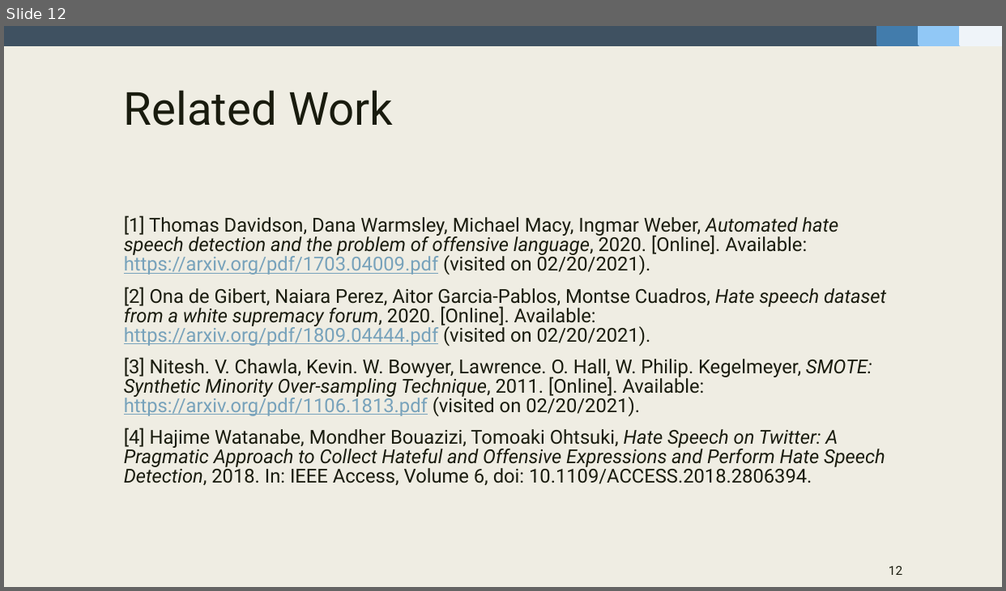
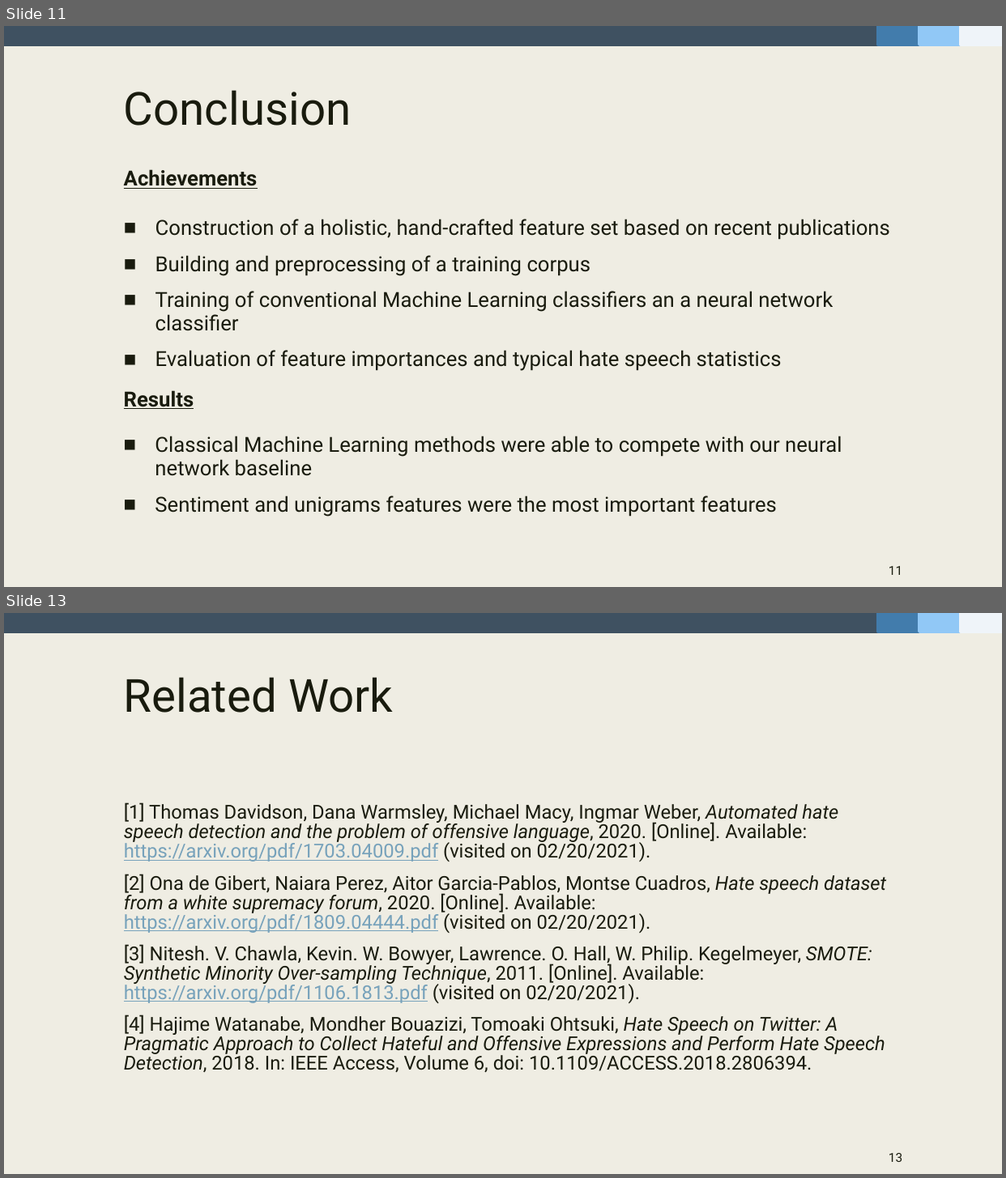
Before and after one commit to fidsusj/HateSpeechDetection, a slide deck: docs/presentation/presentation-slides.pptx. Shown one above the other, each under a label of ours: slide 12 before the commit, slides 11 and 13 after it; the slides between them are not shown. The pictures are 1006x591 and 1006x1178 pixels, drawn with LibreOffice and Linux fonts; fonts in the diff are those of the drawing. Boxes give left, top, right and bottom in pixels: in the first picture for what was removed or moved away, otherwise in the second. Text is boxed around its words. In the diff, an @@ line names an element or a change of style, - is before the commit and + after.

```diff
--- a/docs/presentation/presentation-slides.pptx
+++ b/docs/presentation/presentation-slides.pptx
@@ slide 11 added at [4, 26, 1002, 587], background #EFEDE3; not listed: 4 template elements that a slide beside it also shows @@
@@ title added at [124, 90, 351, 126], 44 pt, text #191B0E @@
+Conclusion
@@ text added at [124, 169, 258, 189], 20 pt, text #191B0E, bold, underline @@
+Achievements
@@ text added at [155, 219, 890, 371], 20 pt, text #191B0E @@
+■ Construction of a holistic, hand-crafted feature set based on recent publications
+■ Building and preprocessing of a training corpus
+■ Training of conventional Machine Learning classifiers an a neural network classifier
+■ Evaluation of feature importances and typical hate speech statistics
@@ text added at [124, 390, 194, 409], 20 pt, text #191B0E, bold, underline @@
+Results
@@ text added at [155, 436, 842, 517], 20 pt, text #191B0E @@
+■ Classical Machine Learning methods were able to compete with our neural network baseline
+■ Sentiment and unigrams features were the most important features
@@ page number added at [889, 566, 902, 575], 12 pt, text #191B0E @@
+11
@@ what was slide 12 is now slide 13 @@
@@ page number at [889, 1153, 902, 1162]: text changed @@
-12
+13
```
Also in this commit, not shown: 4 slides changed, 3 other slides added, 3 slides removed, 4 other files.
